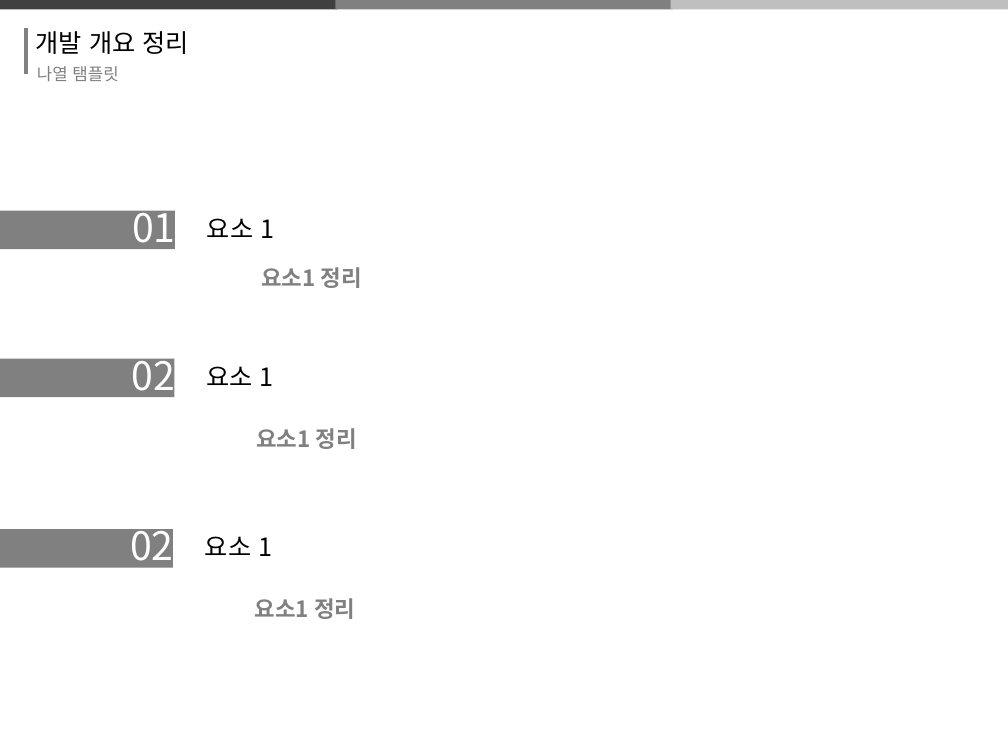
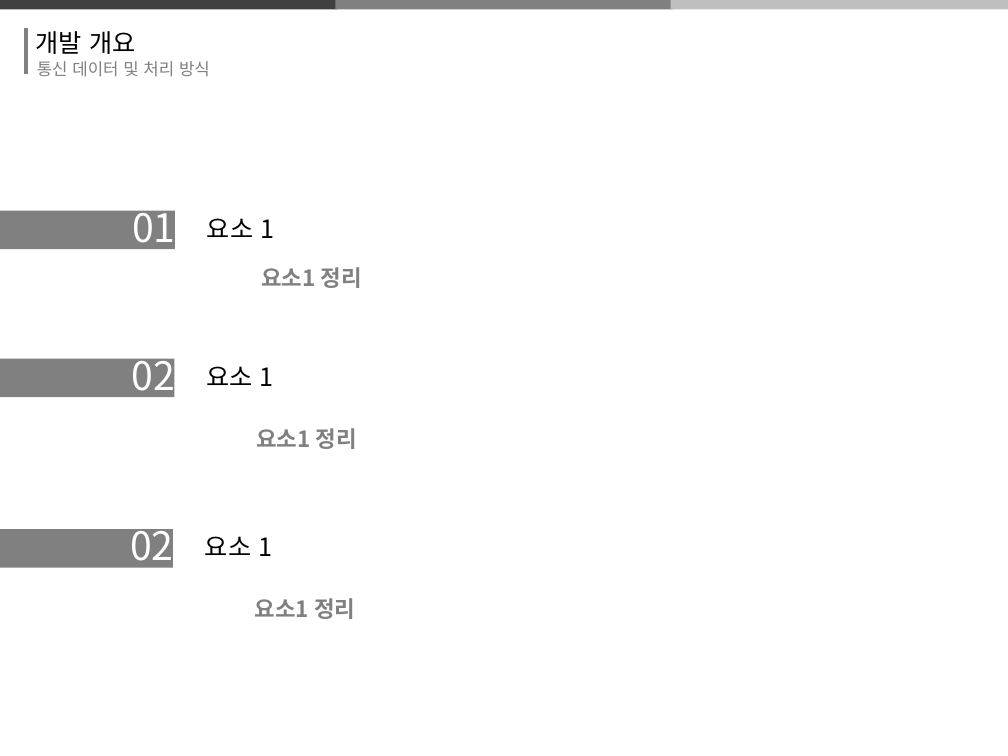
Before and after one commit to thrk941106/2018system_programming, a slide deck: slide 20 of 시프ppt 제작중.pptx (slide 19 before the commit). Drawn at 1008x756 pixels with LibreOffice and Linux fonts; fonts in the diff are those of the drawing. Boxes give left, top, right and bottom in pixels: in the first picture for what was removed or moved away, otherwise in the second. Text is boxed around its words. In the diff, an @@ line names an element or a change of style, - is before the commit and + after.

```diff
--- a/시프ppt 제작중.pptx
+++ b/시프ppt 제작중.pptx
@@ text at (36,31,135,54): text changed @@
-개발 개요 정리
+개발 개요
@@ text removed at (37,66,118,81) @@
-나열 탬플릿
@@ text added at (37,61,210,77), 12 pt, text #808080 @@
+통신 데이터 및 처리 방식
```
Also in this commit, not shown: 16 other slides changed, 4 slides added, 3 slides removed.
